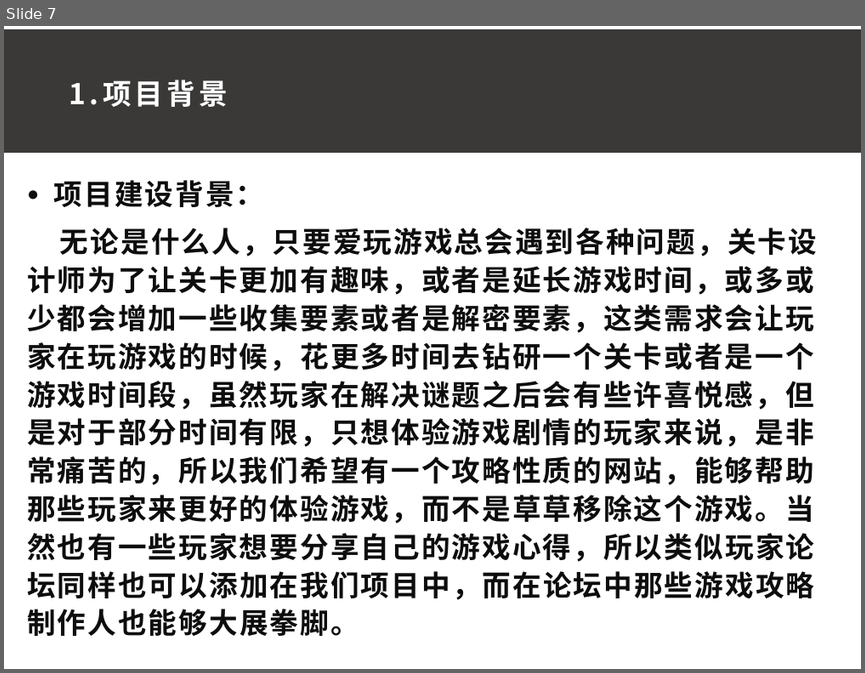
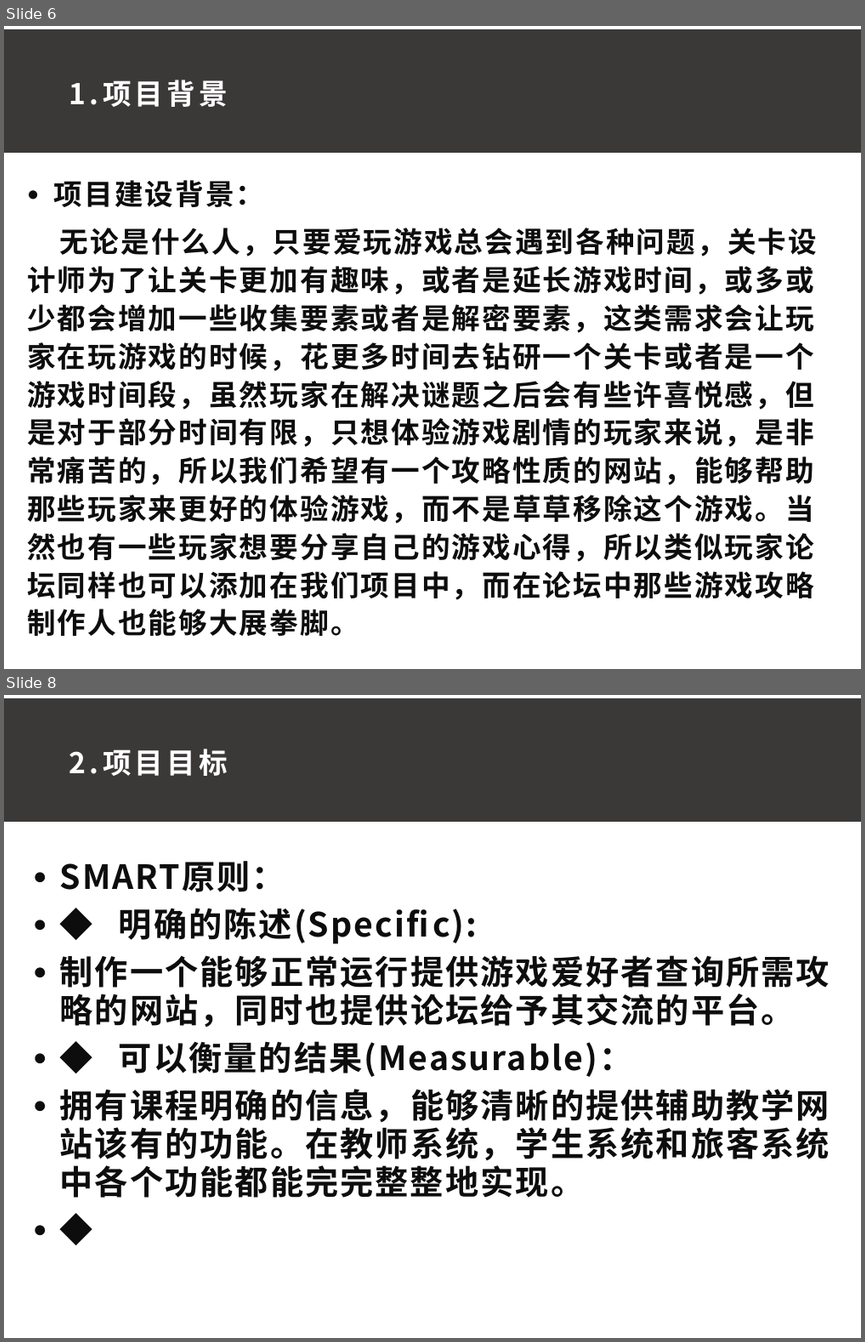
Before and after one commit to ConstanTWT/SE2020-G01, a slide deck: 项目计划书/G01小组项目计划PPT0.1.pptx. Shown one above the other, each under a label of ours: slide 7 before the commit, slides 6 and 8 after it; the slides between them are not shown. The pictures are 865x673 and 865x1342 pixels, drawn with LibreOffice and Linux fonts; fonts in the diff are those of the drawing. Boxes give left, top, right and bottom in pixels: in the first picture for what was removed or moved away, otherwise in the second. Text is boxed around its words. In the diff, an @@ line names an element or a change of style, - is before the commit and + after.

```diff
--- a/项目计划书/G01小组项目计划PPT0.1.pptx
+++ b/项目计划书/G01小组项目计划PPT0.1.pptx
@@ slide 8 added at box(4, 695, 861, 1338), background #FFFFFF @@
@@ rectangle added at box(4, 698, 861, 822), fill #3B3838 @@
@@ text added at box(69, 749, 228, 776), 24 pt, text #FFFFFF, bold @@
+2.项目目标
@@ text added at box(60, 861, 829, 1197), 28 pt, text #0D0D0D, bold @@
+● SMART原则：
+● ◆ 明确的陈述(Specific):
+● 制作一个能够正常运行提供游戏爱好者查询所需攻略的网站，同时也提供论坛给予其交流的平台。
+● ◆ 可以衡量的结果(Measurable)：
+● 拥有课程明确的信息，能够清晰的提供辅助教学网站该有的功能。在教师系统，学生系统和旅客系统中各个功能都能完完整整地实现。
+● ◆
@@ what was slide 7 is now slide 6 @@
```
Also in this commit, not shown: 6 slides changed, 3 other slides added, 5 slides removed, 3 other files.
